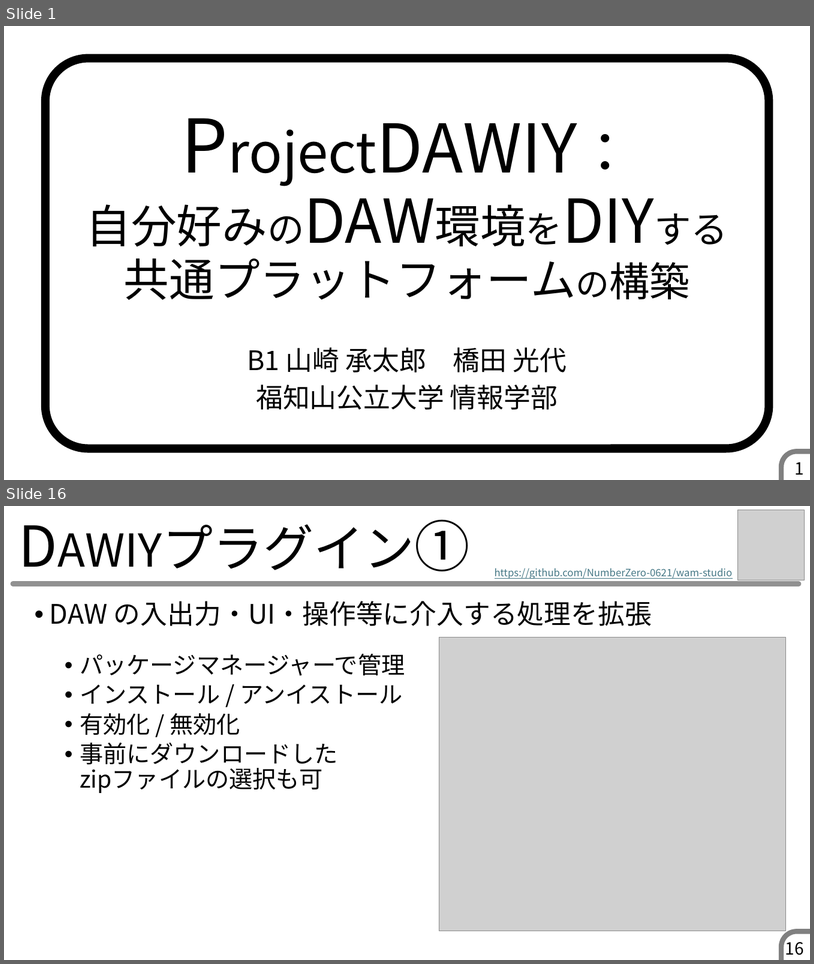
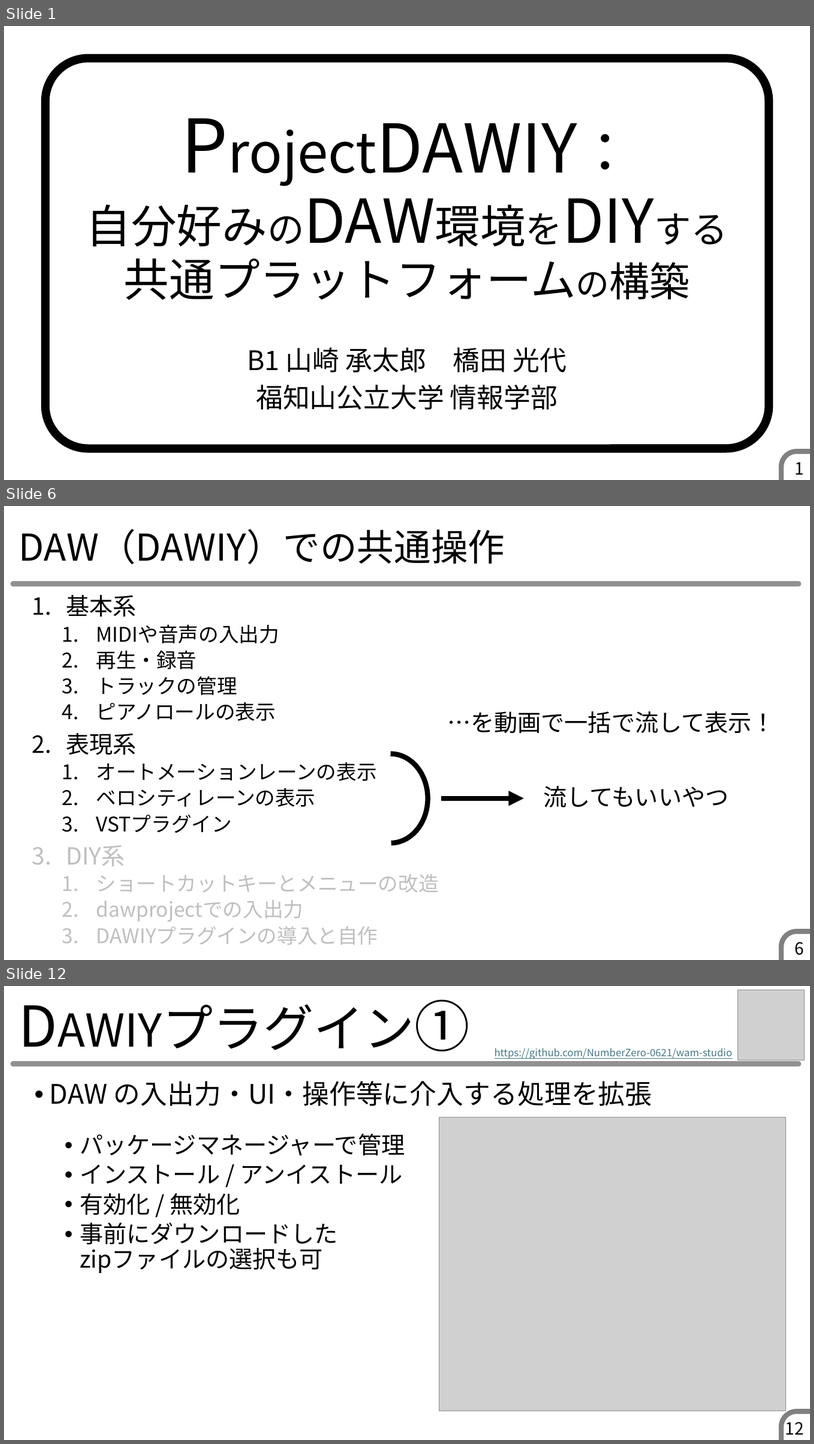
Before and after one commit to muse-studio/pbl2025, a slide deck: 発表スライド・ポスター/EC79_DAWIY_スライド.pptx. Shown one above the other, each under a label of ours: slides 1 and 16 before the commit, slides 1, 6 and 12 after it; the slides between them are not shown. The pictures are 814x964 and 814x1444 pixels, drawn with LibreOffice and Linux fonts; fonts in the diff are those of the drawing; grey boxes stand for pictures. Boxes give left, top, right and bottom in pixels: in the first picture for what was removed or moved away, otherwise in the second. Text is boxed around its words. In the diff, an @@ line names an element or a change of style, - is before the commit and + after.

```diff
--- a/発表スライド・ポスター/EC79_DAWIY_スライド.pptx
+++ b/発表スライド・ポスター/EC79_DAWIY_スライド.pptx
@@ slide 6 added at bbox=[4, 506, 810, 960], background #FFFFFF; not listed: 2 template elements that a slide beside it also shows @@
@@ title added at bbox=[19, 529, 505, 564], 44 pt, text #000000 @@
+DAW（DAWIY）での共通操作
@@ text added at bbox=[66, 595, 439, 945], 24 pt, text #000000 @@
+1. 基本系
+  1. MIDIや音声の入出力
+  2. 再生・録音
+  3. トラックの管理
+  4. ピアノロールの表示
+2. 表現系
+  1. オートメーションレーンの表示
+  2. ベロシティレーンの表示
+  3. VSTプラグイン
+3. DIY系
+  1. ショートカットキーとメニューの改造
+  2. dawprojectでの入出力
+  3. DAWIYプラグインの導入と自作
@@ text added at bbox=[447, 711, 776, 733], 28 pt, text #000000 @@
+…を動画で一括で流して表示！
@@ arc (boxed as its full ellipse) added at bbox=[354, 753, 428, 843], outline #000000 6 pt @@
@@ text added at bbox=[543, 786, 729, 807], 28 pt, text #000000 @@
+流してもいいやつ
@@ arrow added from (441, 798) to (524, 798), #000000 6 pt @@
@@ page number added at bbox=[795, 942, 804, 955], 20 pt, text #000000 @@
+6
@@ what was slide 16 is now slide 12 @@
@@ page number at bbox=[786, 1417, 804, 1434]: text changed @@
-16
+12
```
Also in this commit, not shown: 19 slides changed, 9 other slides added, 1 slide removed.
